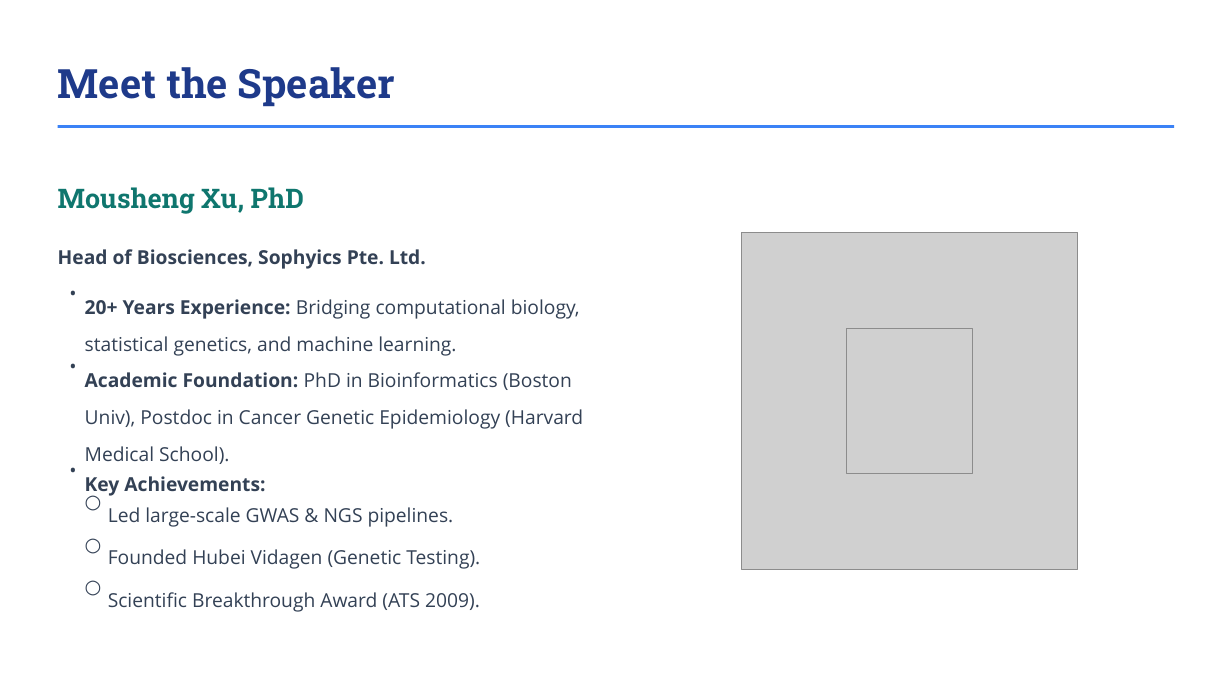
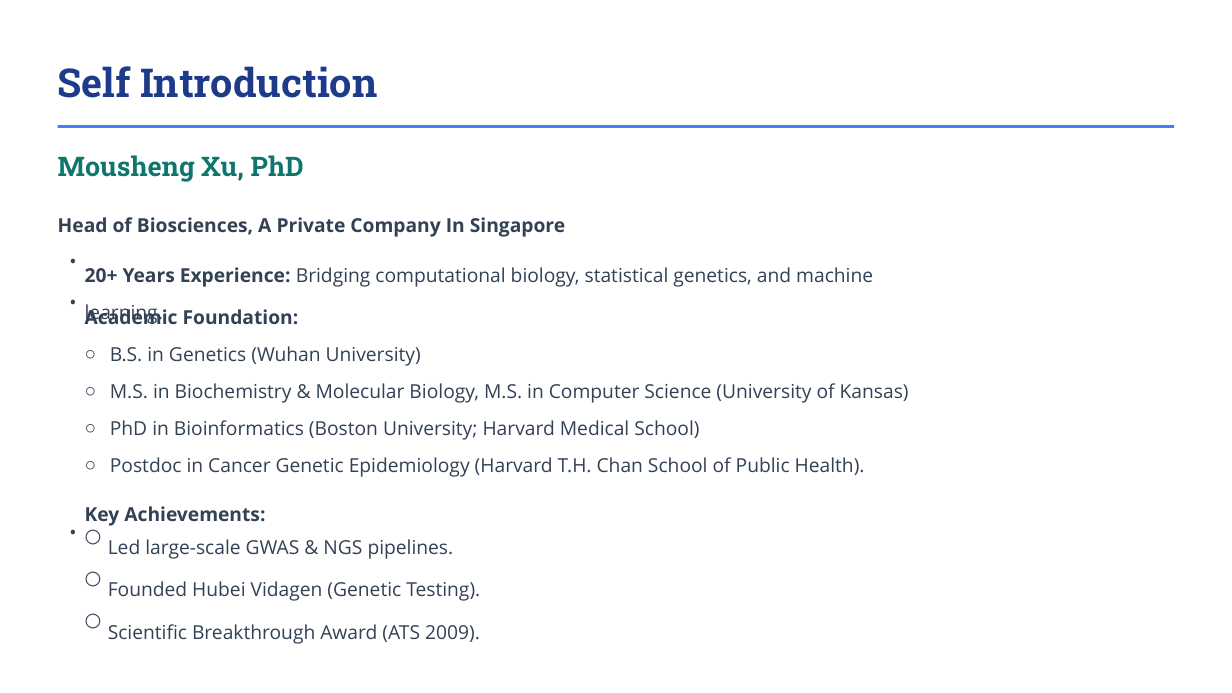
Before and after one commit to mocksu/resume, a slide deck: slide 2 of Predicting Asthma Exacerbations with ML.pptx. Drawn at 1232x693 pixels with LibreOffice and Linux fonts; fonts in the diff are those of the drawing; grey boxes stand for pictures; background and template pictures are left out. Boxes give left, top, right and bottom in pixels: in the first picture for what was removed or moved away, otherwise in the second. Text is boxed around its words. In the diff, an @@ line names an element or a change of style, - is before the commit and + after.

```diff
--- a/Predicting Asthma Exacerbations with ML.pptx
+++ b/Predicting Asthma Exacerbations with ML.pptx
@@ text removed at <box>58,67,395,107</box> @@
-Meet the Speaker
@@ text added at <box>58,66,377,98</box>, 31 pt, text #1E3A8A, bold @@
+Self Introduction
@@ text "Mousheng Xu, PhD": place and size @@
-text "Mousheng Xu, PhD" at <box>58,187,304,214</box>
+text "Mousheng Xu, PhD" at <box>58,155,304,182</box>
@@ text at <box>58,217,565,237</box>: text changed @@
-Head of Biosciences, Sophyics Pte. Ltd.
+Head of Biosciences, A Private Company In Singapore
@@ picture removed at <box>741,233,1079,570</box> @@
@@ text "•" rewrapped from <box>69,355,77,385</box> to <box>69,250,77,273</box> @@
@@ text "20+ Years Experience: Bridging computational ..." rewrapped from <box>85,299,580,356</box> to <box>85,267,873,287</box> @@
@@ text "•" rewrapped from <box>69,282,77,312</box> to <box>69,290,77,313</box> @@
@@ text added at <box>85,306,909,477</box>, 15 pt, text #334155 @@
+Academic Foundation:
+○ B.S. in Genetics (Wuhan University)
+○ M.S. in Biochemistry & Molecular Biology, M.S. in Computer Science (University of Kansas)
+○ PhD in Bioinformatics (Boston University; Harvard Medical School)
+○ Postdoc in Cancer Genetic Epidemiology (Harvard T.H. Chan School of Public Health).
@@ picture removed at <box>847,329,972,473</box> @@
@@ text removed at <box>85,372,583,464</box> @@
-Academic Foundation: PhD in Bioinformatics (Boston Univ), Postdoc in Cancer Genetic Epidemiology (Harvard Medical School).
@@ text "Key Achievements:": place and size @@
-text "Key Achievements:" at <box>85,476,265,497</box>
+text "Key Achievements:" at <box>85,506,265,526</box>
@@ text at <box>69,520,77,543</box>: text changed @@
-○
+•
@@ text "○" rewrapped from <box>85,532,96,563</box> to <box>85,523,96,546</box> @@
@@ text "Led large-scale GWAS & NGS ...": place and size @@
-text "Led large-scale GWAS & NGS ..." at <box>108,507,454,527</box>
+text "Led large-scale GWAS & NGS ..." at <box>108,539,454,559</box>
@@ text "○" rewrapped from <box>85,574,96,604</box> to <box>85,566,96,589</box> @@
@@ text "Founded Hubei Vidagen (Genetic Testing).": place and size @@
-text "Founded Hubei Vidagen (Genetic Testing)." at <box>108,549,480,569</box>
+text "Founded Hubei Vidagen (Genetic Testing)." at <box>108,581,480,601</box>
@@ text at <box>85,607,96,630</box>: text changed @@
-•
+○
@@ text "Scientific Breakthrough Award (ATS 2009).": place and size @@
-text "Scientific Breakthrough Award (ATS 2009)." at <box>108,592,480,612</box>
+text "Scientific Breakthrough Award (ATS 2009)." at <box>108,624,480,644</box>
```
Also in this commit, not shown: 10 other slides changed, 2 slides added, 1 slide removed, 5 other files.
